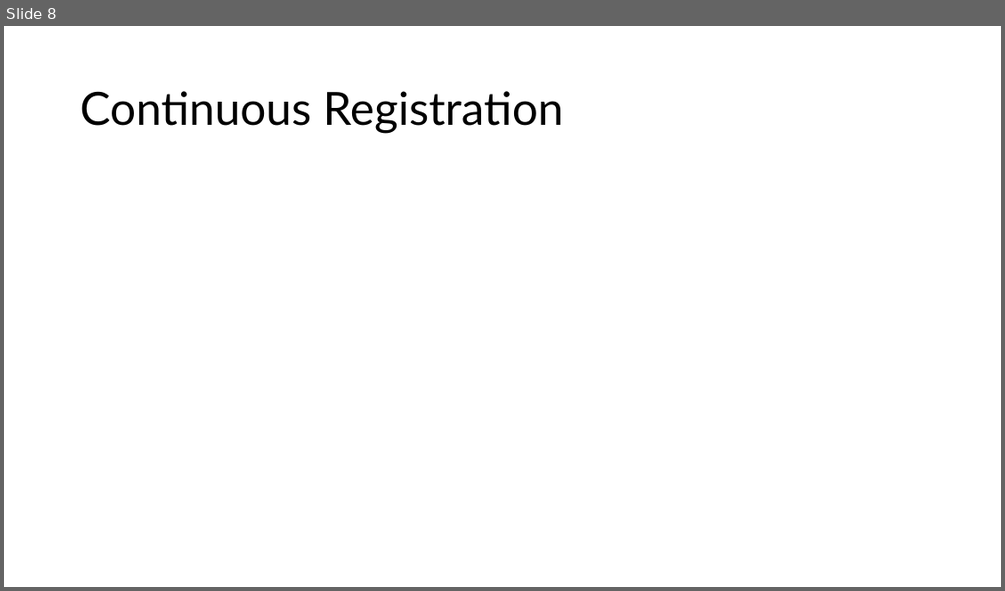
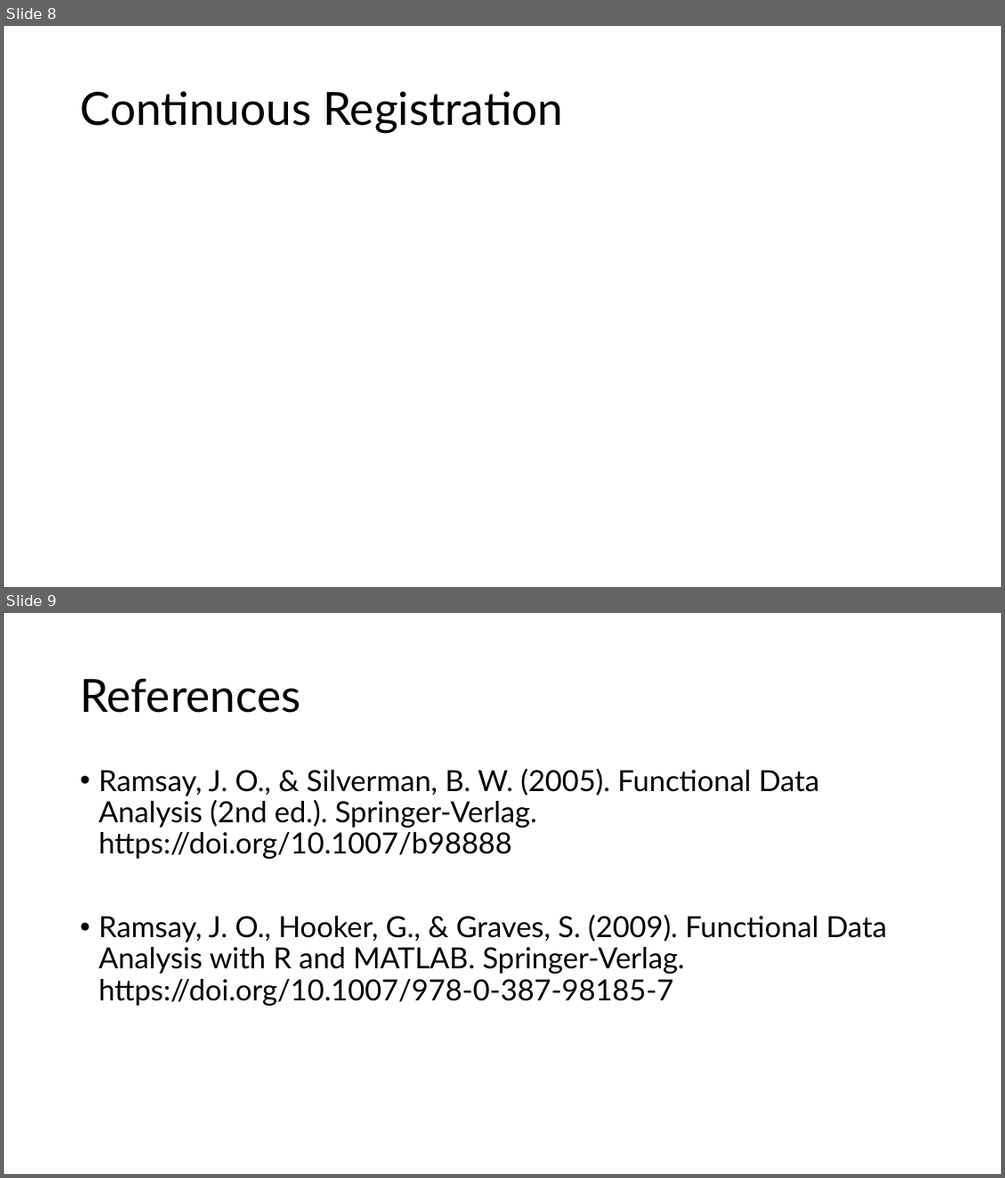
Before and after one commit to edwardgunning/ISBS-Short-Course, a slide deck: slides/03-registration.pptx. Shown one above the other, each under a label of ours: slide 8 before the commit, slides 8 and 9 after it. The pictures are 1005x591 and 1005x1178 pixels, drawn with LibreOffice and Linux fonts; fonts in the diff are those of the drawing; grey boxes stand for pictures; background and template pictures are left out. Boxes give left, top, right and bottom in pixels: in the first picture for what was removed or moved away, otherwise in the second. Text is boxed around its words. In the diff, an @@ line names an element or a change of style, - is before the commit and + after.

Commit message:
reg

```diff
--- a/slides/03-registration.pptx
+++ b/slides/03-registration.pptx
@@ slide 9 added at box(4, 613, 1001, 1174), background #FFFFFF @@
@@ title added at box(80, 678, 300, 713), 44 pt, text #000000 @@
+References
@@ text added at box(98, 769, 887, 1005), 28 pt, text #000000 @@
+• Ramsay, J. O., & Silverman, B. W. (2005). Functional Data Analysis (2nd ed.). Springer-Verlag. https://doi.org/10.1007/b98888
+• Ramsay, J. O., Hooker, G., & Graves, S. (2009). Functional Data Analysis with R and MATLAB. Springer-Verlag. https://doi.org/10.1007/978-0-387-98185-7
```
Also in this commit, not shown: 1 slide removed.
